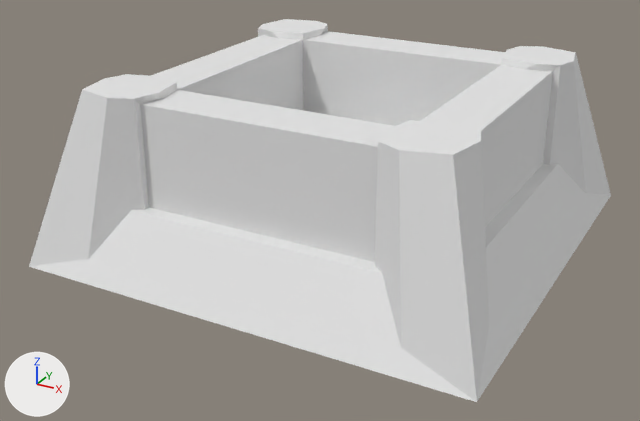
The FBX model Flyplane/Flyplane/assets/buildings/Fortress/Fortress.fbx, before and after one commit.
Rendered twice from a 50 mm camera at (1.71, -3.36, 1.58) aimed at (-0.05, -0.15, -0.02). The lights are fixed; the arrows at lower left show +X, +Y and +Z. Where no turn or scale is listed for an object, it has been applied to the vertices.

The first picture shows 'Armature'.
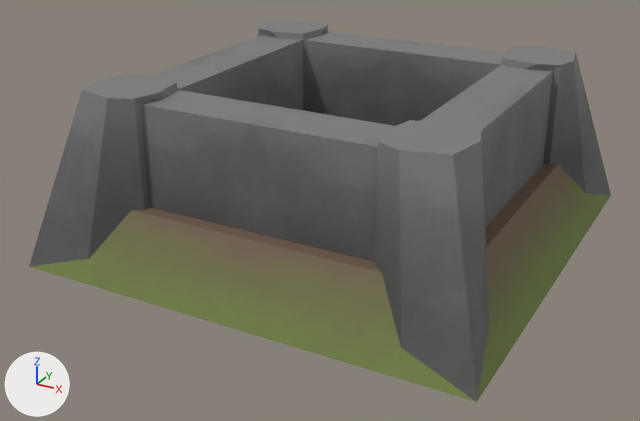
Boxes [x1, y1, x2, y2] around the edits, measured in the pictures (640 x 421 px):
'Armature', surface changed (white to grey)
    both: [29, 19, 611, 402]

The edits, one by one:
Picture 'Fortress_TEX.png' (img_fortress_tex_png) is new.
In material 'Material' (mat_material), base_color is no longer (0.8, 0.8, 0.8), white #e7e7e7.
In material 'Material' (mat_material), texture is now set to img_fortress_tex_png, with its transparency.
